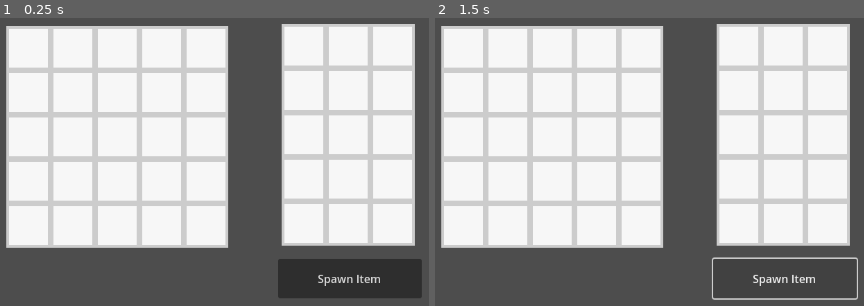
Above: before the commit, frames 1-2 (left to right).
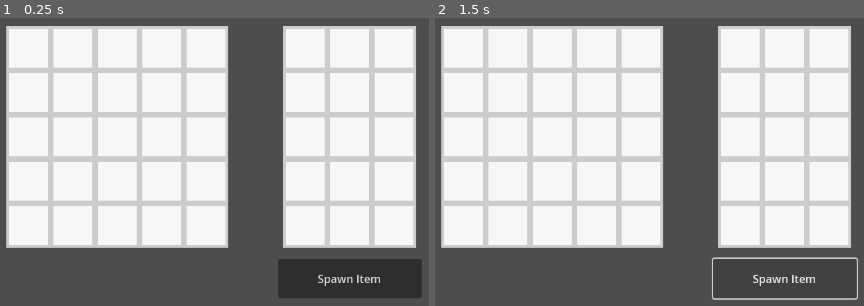
Above: after the commit, the same moments.

Repository: invar1ance/inventoric
Game: Godot game, scene res://examples/grid_inventory/test_scene.tscn
Two runs of this game, one before a commit and one after it. Both use one fixed random seed, a clock stepped at 60 frames per second and the inputs below. The project has no main scene, so this scene is started directly. The engine's default icon, where the game draws it, is replaced by a stand-in: a white triangle on a blue panel in a dark square.
Inputs:
- Up to frame 1 (0.25 s): no input
- Up to frame 2 (1.5 s): click "Spawn Item" at 0.5 s; click "Spawn Item" at 1.25 s

The runs differ from the first frame. In frame 1, 4.3% of the frame differs, in the area x 65-97%, y 2-80%; in frame 2, 4.3%.
Error in both runs: Invalid call. Nonexistent function 'is_item_dragging' in base 'Nil'. (res://addons/inventoric/logic/view/inventory_view.gd:79)

Commit message:
Fix memory leak

Diff:
--- a/examples/grid_inventory/test_scene.tscn
+++ b/examples/grid_inventory/test_scene.tscn
@@ -110,10 +110,10 @@
 custom_minimum_size = Vector2(192, 320)
 layout_mode = 3
 anchors_preset = 0
-offset_left = 445.0
-offset_top = 23.0
-offset_right = 637.0
-offset_bottom = 343.0
+offset_left = 447.0
+offset_top = 26.0
+offset_right = 639.0
+offset_bottom = 346.0
 script = ExtResource("3_q6un4")
 config = SubResource("Resource_xigw6")
 slot_view_config = SubResource("Resource_1ckgd")
Not shown, changed: addons/inventoric/plugin.gd
